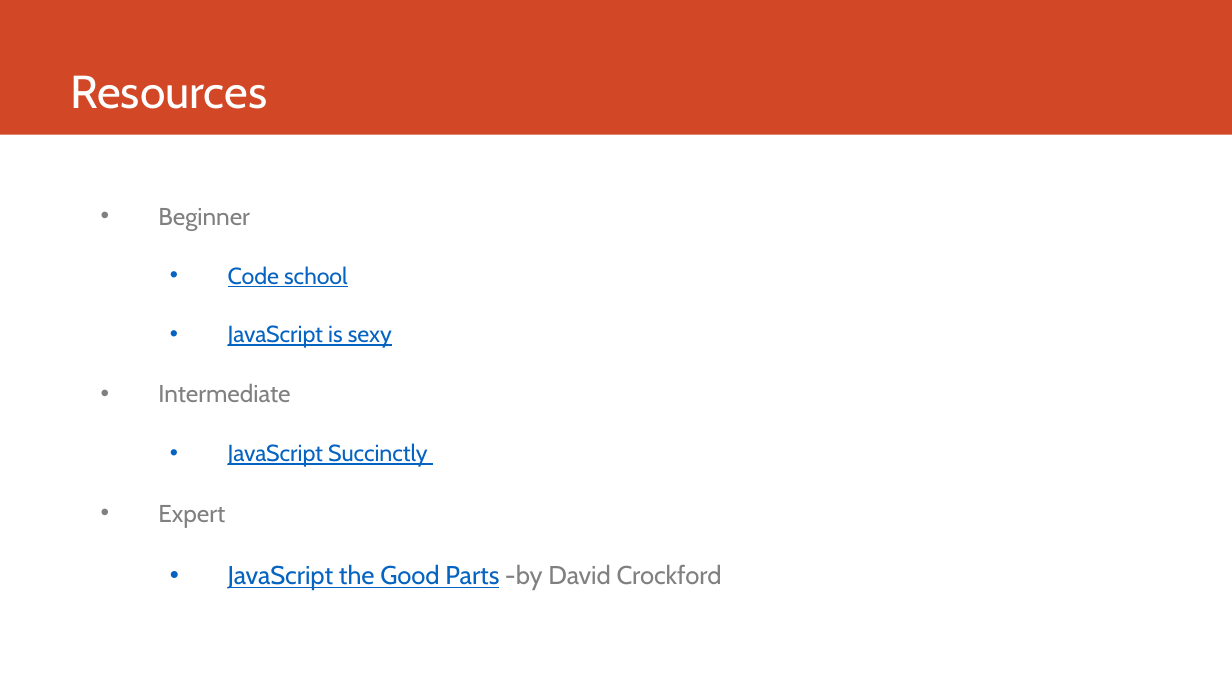
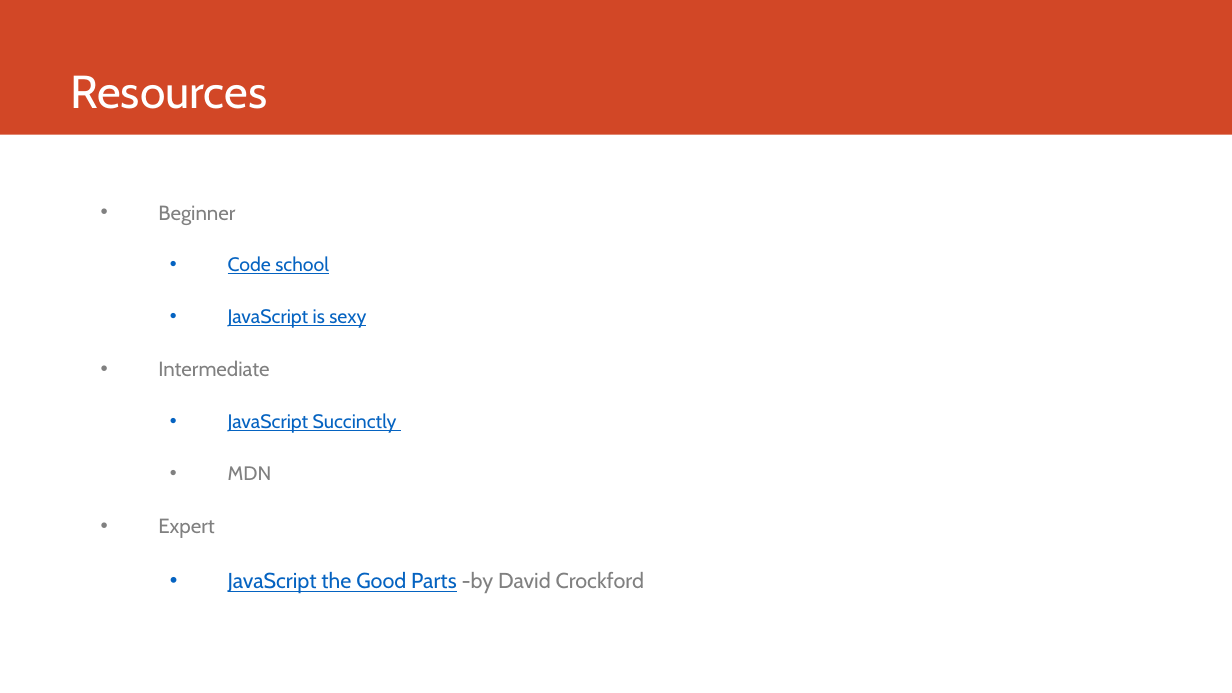
Before and after one commit to Vasu1990/JavaScript-Basics, a slide deck: slide 24 of Js In Nutshell.pptx. Drawn at 1232x693 pixels with LibreOffice and Linux fonts; fonts in the diff are those of the drawing. Boxes give left, top, right and bottom in pixels: in the first picture for what was removed or moved away, otherwise in the second. Text is boxed around its words. In the diff, an @@ line names an element or a change of style, - is before the commit and + after.

```diff
--- a/Js In Nutshell.pptx
+++ b/Js In Nutshell.pptx
@@ text at [158, 205, 644, 594]: size 19 to 16 pt in "Beginner", "Intermediate", "Expert"; size 18.1 to 15.2 pt in "Code school", "JavaScript is sexy", "JavaScript Succinctly"; size 19.9 to 16.8 pt in "JavaScript the Good Parts -by David Crockford" @@
@@ text at [228, 466, 272, 480]: paragraph added @@
+  • MDN
```
Also in this commit, not shown: 2 other slides changed, 2 other files.
